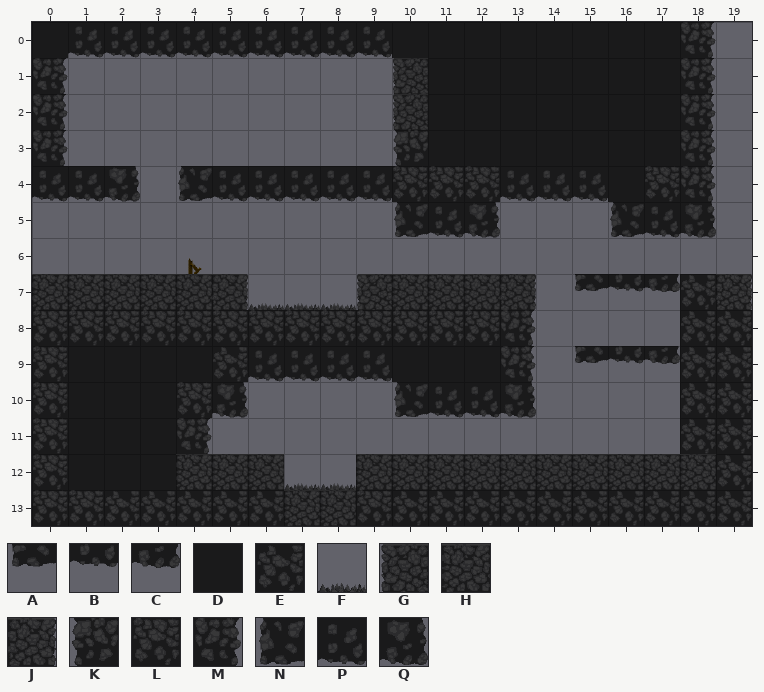
Tiled map: android/assets/maps/ch3/ch3_lvl1.tmx. Above is the file before it was changed.
Cells are 64x64 px. Shown: x 0..19, y 0..13.
Key: from "ch3_half_tilesets": A 3, B 4, C 5, D 6, E 8, F 10; from "ch3_tileset": G 1, H 2, J 3, K 4, L 5, M 6, N 7, P 8, Q 9.
_ is an empty cell.
Layers that did not change in this view are not listed.
Layer "Fg" before, first column x 0:
 0 DPPPPPPPPPDDDDDDDDM_
 1 M_________GDDDDDDDM_
 2 M_________GDDDDDDDM_
 3 M_________KDDDDDDDM_
 4 PPQ_NPPPPPLLLPPPDLM_
 5 __________NPQ___NPQ_
 6 ____________________
 7 HHHHHJFFFGHHHJ_ABCEJ
 8 LLLLLLLLLLLLLM____EE
 9 LDDDDEPPPPDDDM_ABCEE
10 LDDDLQ____NPPQ____EE
11 LDDDM_____________EE
12 LDDDHHHFFHHHHHHHHHHE
13 LLEEEEEHHLEEEEEEEEEE
Once edited:
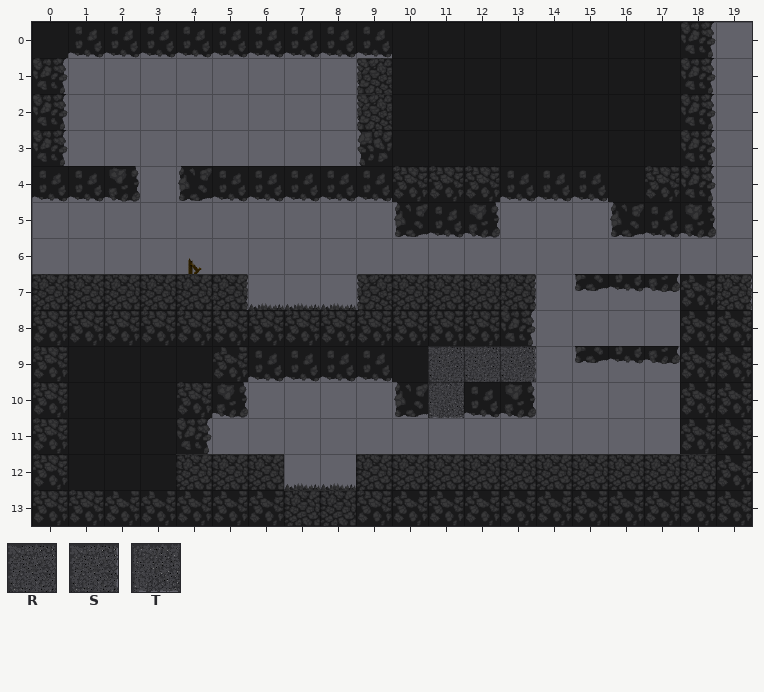
Further tiles: from "her_path": R 2, S 3, T 4.
Tiles of an added or newly shown layer are drawn over the layers below it.
From old to new:
Changed rows in their new state; . is an unchanged cell.
Layer "Fg":
first column x 9:
 1 GD
 2 GD
 3 KD
Layer "Path" (added):
first column x 11:
 9 RRS
10 T..
Where, in picture pixels (left, top, right, bottom), the same in both pictures:
changed: (357, 58, 428, 166)
added: (428, 346, 536, 418)
